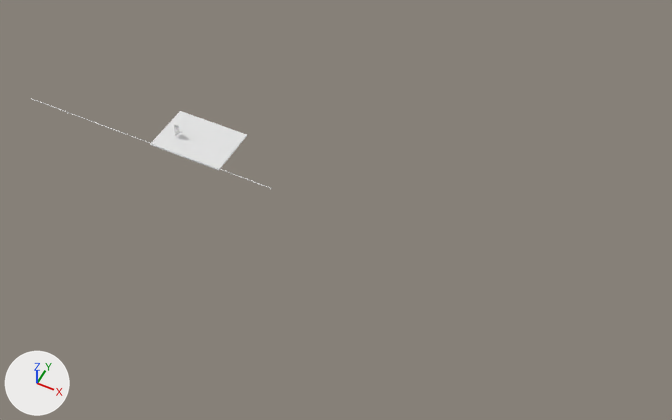
Before and after pictures for a commit that changed the Blender file scenes/room.blend.
Camera for both pictures: a camera (50 mm lens) standing at (328.0, -384.0, 471.0) and looking at (138.0, -5.0, -3.0). Every picture has the same lights, and +X, +Y and +Z are marked at lower left.

Objects in the first picture: 'Cam Track', 'Cube'.
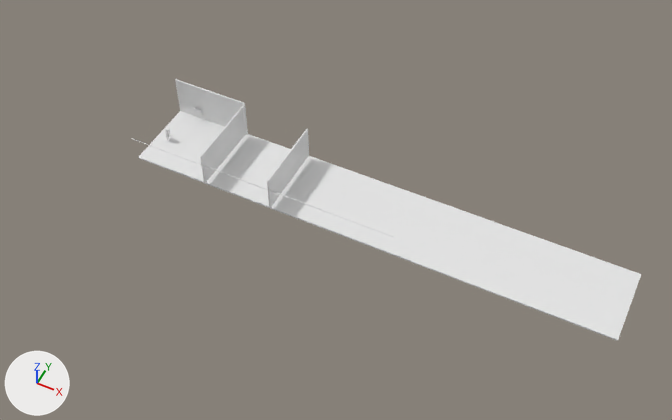
Location of each change, (x1, y1, x2, y2) in pixels of the pictures (672 x 420 px):
'Cube', moved, rescaled (414% wider, 279% taller)
    before: (150, 111, 247, 171)
    after: (138, 111, 641, 341)
'Wall Back', added
    after: (175, 79, 248, 134)
'Gate0', added
    after: (200, 106, 246, 183)
'Gate1', added
    after: (267, 129, 309, 208)
'Cam Track', moved
    before: (31, 98, 271, 189)
    after: (133, 139, 394, 237)
'Tile0', added
    after: (194, 108, 202, 117)

Diff of the bpy script that builds the scene:
```diff
--- a/scenes/room.blend.py
+++ b/scenes/room.blend.py
@@ mat_material_003 @@
+mat_material_003 = principled_material('Material.003')
+mat_material_003.base_color = (0.8, 0.8, 0.8)  # white #e7e7e7
+mat_material_003.roughness = 0.4
@@ mat_material_002 @@
+mat_material_002 = principled_material('Material.002')
+mat_material_002.base_color = (0.8, 0.8, 0.8)  # white #e7e7e7
+mat_material_002.roughness = 0.4
@@ me_cube_004 @@
+me_cube_004.from_pydata(...)  # a box spanning x -1.0..4.8, y -1.0..3.0, z -1.0..0.0
+me_cube_004.materials.append(mat_material_003)  # white #e7e7e7
@@ me_cube_003 @@
+me_cube_003.from_pydata(...)  # a box spanning x -1.0..4.8, y -1.0..3.0, z -1.0..0.0
+me_cube_003.materials.append(mat_material_002)  # white #e7e7e7
@@ me_cube_002 @@
+me_cube_002.from_pydata(...)  # a box spanning x -1.0..4.8, y -1.0..3.0, z -1.0..0.0
@@ me_cube_001 @@
+me_cube_001.from_pydata(...)  # a box spanning x -1.0..1.0, y -1.0..1.0, z -1.0..1.0
@@ ob_cube @@
 ob_cube = bpy.data.objects.new('Cube', me_cube)
-ob_cube.location = (0.0, 0.0, 0.0)
-ob_cube.scale = (10.0, 10.0, 1.0)
+ob_cube.location = (50.0, -11.0, 0.0)
+ob_cube.scale = (60.0, 14.0, 1.0)
@@ ob_cam_track @@
 ob_cam_track = bpy.data.objects.new('Cam Track', me_cylinder)
-ob_cam_track.location = (0.0, -25.0, 20.0)
+ob_cam_track.location = (90.0, -27.0, 20.0)
 ob_cam_track.rotation_euler = (0.0, 1.571, 0.0)  # degrees (0, 90, 0)
@@ ob_gate1 @@
+ob_gate1 = bpy.data.objects.new('Gate1', me_cube_004)
+ob_gate1.location = (100.0, -14.0, 25.0)
+ob_gate1.rotation_euler = (0.0, 1.571, 0.0)  # degrees (0, 90, 0)
+ob_gate1.scale = (4.5, 14.0, 1.0)
@@ ob_gate0 @@
+ob_gate0 = bpy.data.objects.new('Gate0', me_cube_003)
+ob_gate0.location = (48.7, -14.0, 25.0)
+ob_gate0.rotation_euler = (0.0, 1.571, 0.0)  # degrees (0, 90, 0)
+ob_gate0.scale = (4.5, 14.0, 1.0)
@@ ob_wall_back @@
+ob_wall_back = bpy.data.objects.new('Wall Back', me_cube_002)
+ob_wall_back.location = (0.0, 30.0, 0.0)
+ob_wall_back.rotation_euler = (1.571, 0.0, 0.0)  # degrees (90, 0, 0)
+ob_wall_back.scale = (10.0, 10.0, 1.0)
@@ ob_tile0 @@
+ob_tile0 = bpy.data.objects.new('Tile0', me_cube_001)
+ob_tile0.location = (8.0, 28.0, 7.0)
+ob_tile0.rotation_euler = (0.0, 0.0, 1.571)  # degrees (0, 0, 90)
+ob_tile0.scale = (0.2, 3.0, 3.0)
```
